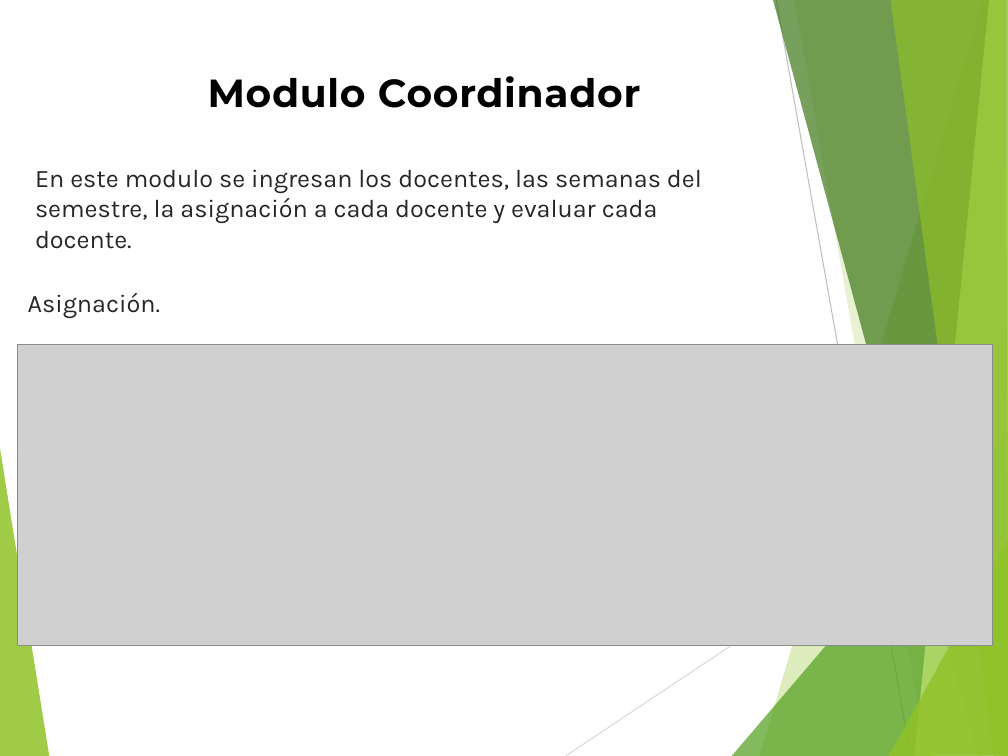
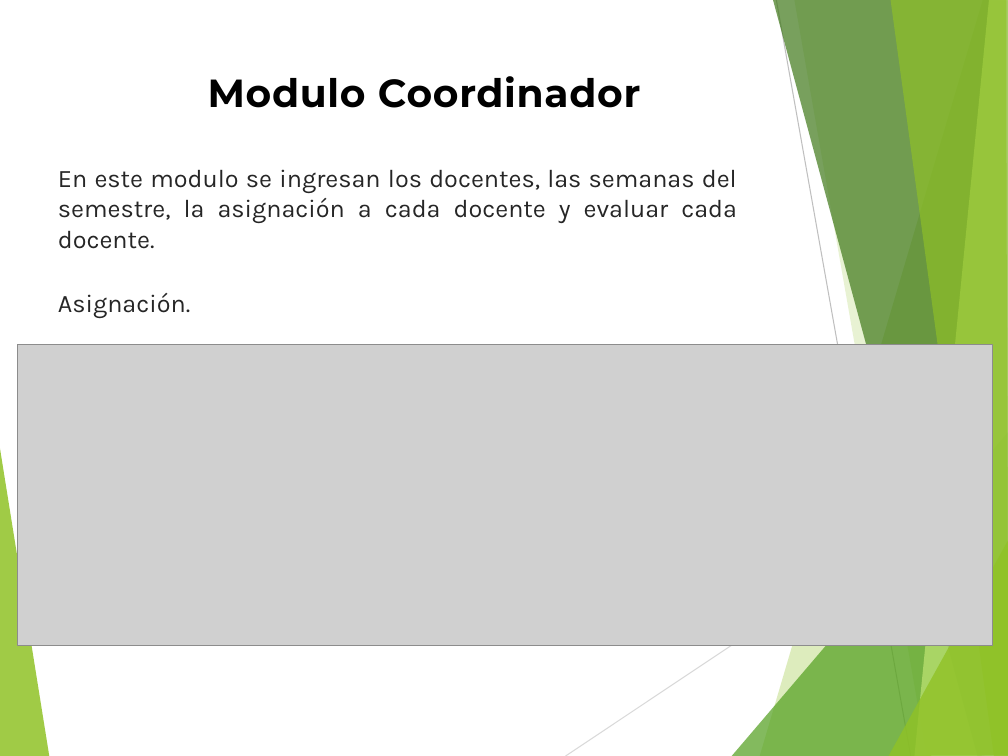
Before and after one commit to andy645jh/ProyectoGrado, a slide deck: slide 7 of extras/docs/rdc_presentacion.pptx. Drawn at 1008x756 pixels with LibreOffice and Linux fonts; fonts in the diff are those of the drawing; grey boxes stand for pictures. Boxes give left, top, right and bottom in pixels: in the first picture for what was removed or moved away, otherwise in the second. Text is boxed around its words. In the diff, an @@ line names an element or a change of style, - is before the commit and + after.

```diff
--- a/extras/docs/rdc_presentacion.pptx
+++ b/extras/docs/rdc_presentacion.pptx
@@ text "En este modulo se ingresan ...": place and size @@
-text "En este modulo se ingresan ..." at box(35, 169, 702, 249)
+text "En este modulo se ingresan ..." at box(58, 169, 737, 249)
@@ text "En este modulo se ingresan ..." at box(58, 169, 737, 249): alignment left to justified @@
@@ text "Asignación.": place and size @@
-text "Asignación." at box(28, 293, 160, 318)
+text "Asignación." at box(58, 293, 190, 318)
```
Also in this commit, not shown: 8 other slides changed.
